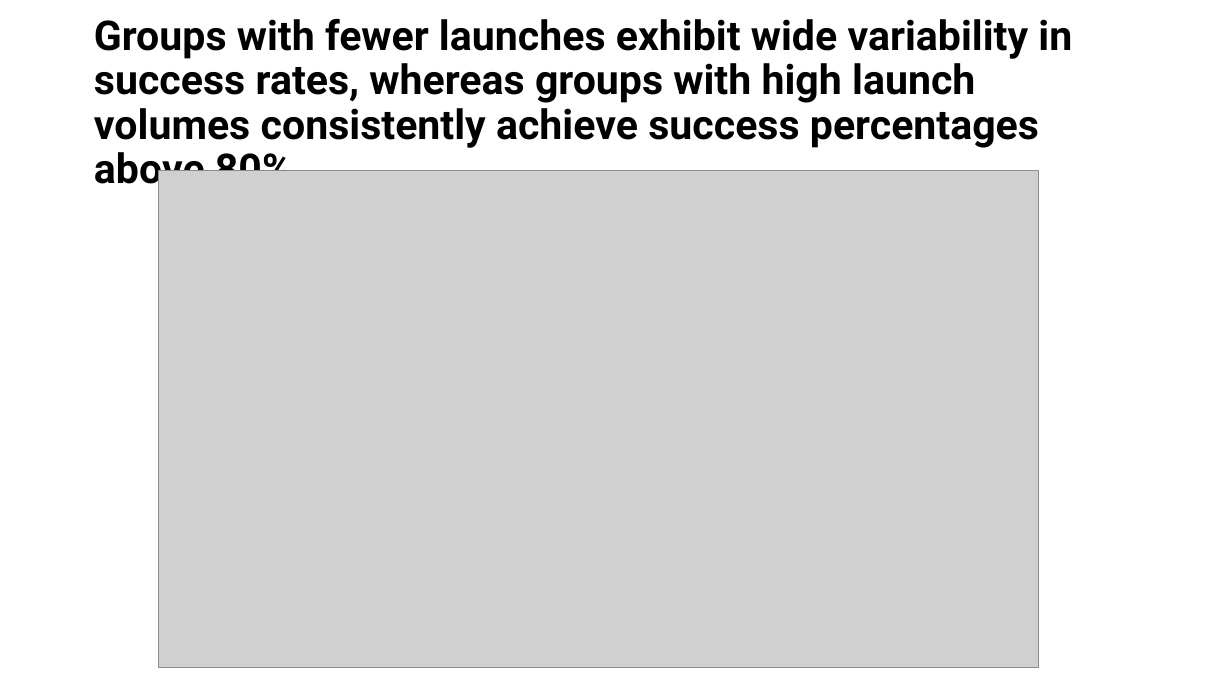
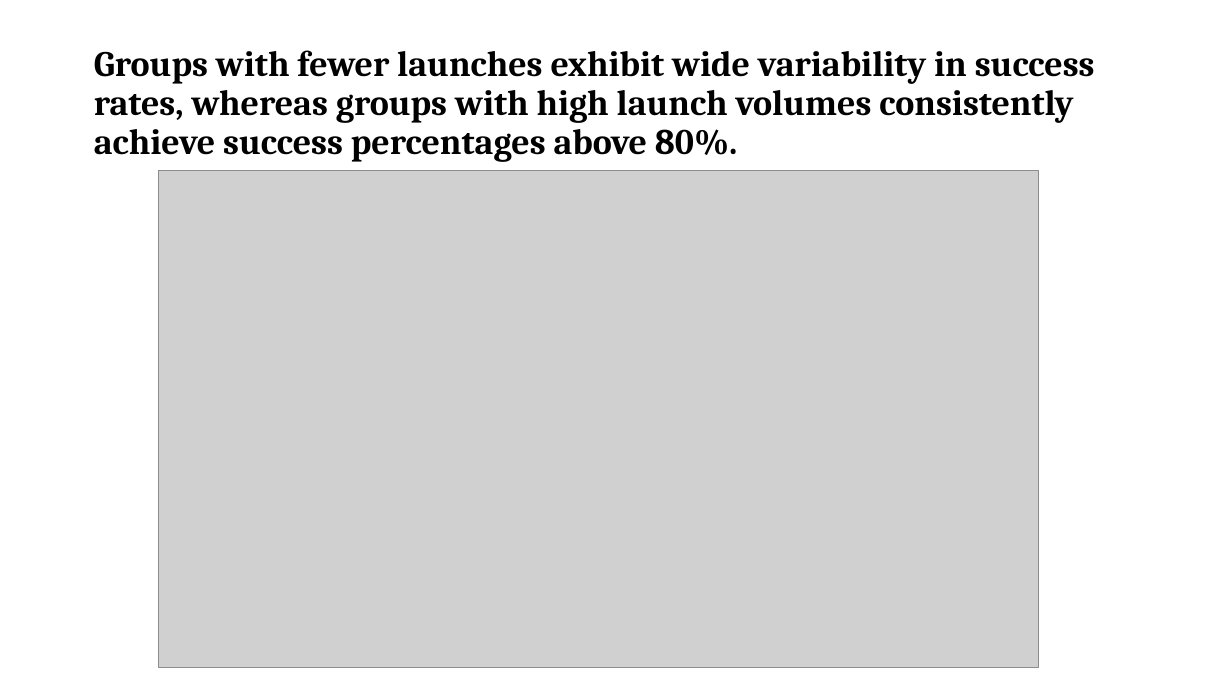
Before and after one commit to CarterFlynt/CarterFlynt.github.io, a slide deck: slide 2 of Space Launches FINAL.pptx. Drawn at 1232x693 pixels with LibreOffice and Linux fonts; fonts in the diff are those of the drawing; grey boxes stand for pictures. Boxes give left, top, right and bottom in pixels: in the first picture for what was removed or moved away, otherwise in the second. Text is boxed around its words. In the diff, an @@ line names an element or a change of style, - is before the commit and + after.

```diff
--- a/Space Launches FINAL.pptx
+++ b/Space Launches FINAL.pptx
@@ title "Groups with fewer launches exhibit ..." at box(94, 50, 1095, 162): size 32 to 28 pt, font Roboto to Cambria @@
```
Also in this commit, not shown: 4 other slides changed, 7 other files.
